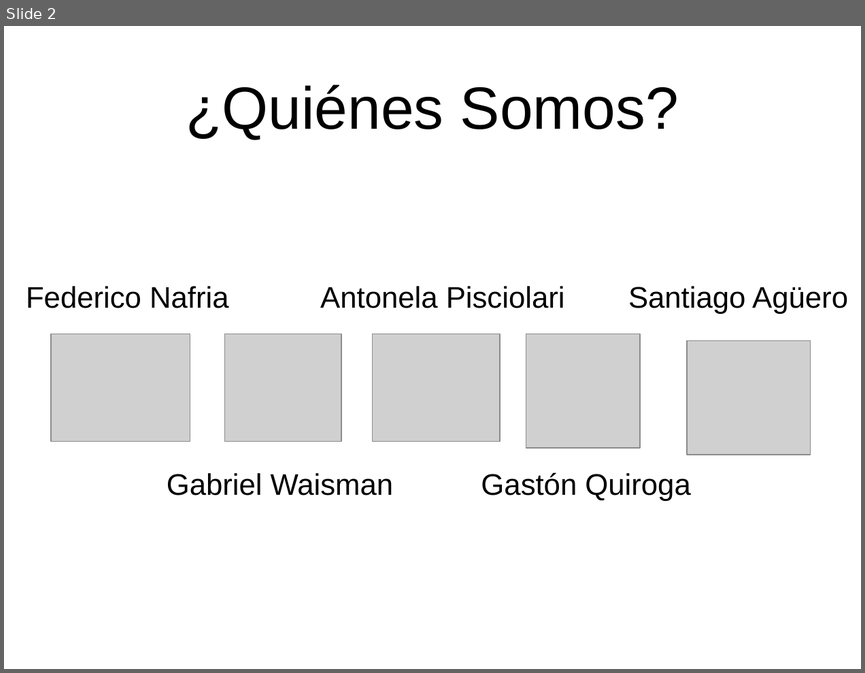
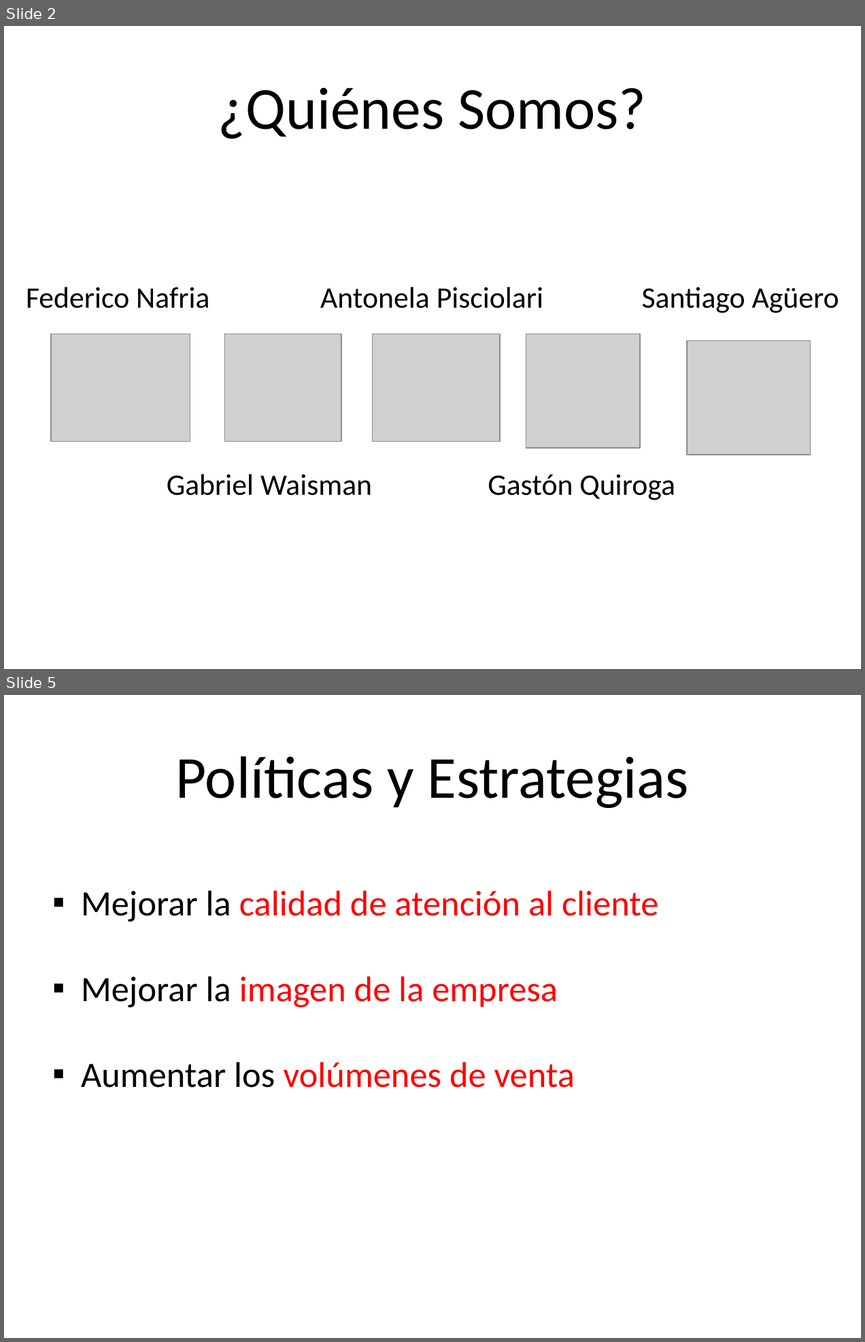
Before and after one commit to raulcareno/fruterio-kiwi-team, a slide deck: Presentaciones/Informe Preliminar.pptx. Shown one above the other, each under a label of ours: slide 2 before the commit, slides 2 and 5 after it; the slides between them are not shown. The pictures are 865x673 and 865x1342 pixels, drawn with LibreOffice and Linux fonts; fonts in the diff are those of the drawing; grey boxes stand for pictures; background and template pictures are left out. Boxes give left, top, right and bottom in pixels: in the first picture for what was removed or moved away, otherwise in the second. Text is boxed around its words. In the diff, an @@ line names an element or a change of style, - is before the commit and + after.

```diff
--- a/Presentaciones/Informe Preliminar.pptx
+++ b/Presentaciones/Informe Preliminar.pptx
@@ slide 5 added at (4, 695, 861, 1338), background picture (left out) @@
@@ title added at (175, 756, 688, 808), 50 pt, text #000000 @@
+Políticas y Estrategias
@@ text added at (81, 890, 658, 1087), 30 pt, text #FF0000 @@
+▪ Mejorar la calidad de atención al cliente
+▪ Mejorar la imagen de la empresa
+▪ Aumentar los volúmenes de venta
@@ slide 2 changed as well @@
@@ font Arial to Calibri in 6 elements at (218, 88, 646, 139), (167, 473, 372, 495), (320, 286, 543, 308), (26, 286, 209, 308), (487, 474, 675, 500), (642, 286, 839, 313) @@
@@ text "Santiago Agüero": place and size @@
-text "Santiago Agüero" at (628, 286, 848, 314)
+text "Santiago Agüero" at (642, 286, 839, 313)
@@ text "Gastón Quiroga": place and size @@
-text "Gastón Quiroga" at (481, 472, 690, 501)
+text "Gastón Quiroga" at (487, 474, 675, 500)
```
Also in this commit, not shown: 23 other slides added, 5 slides removed.
